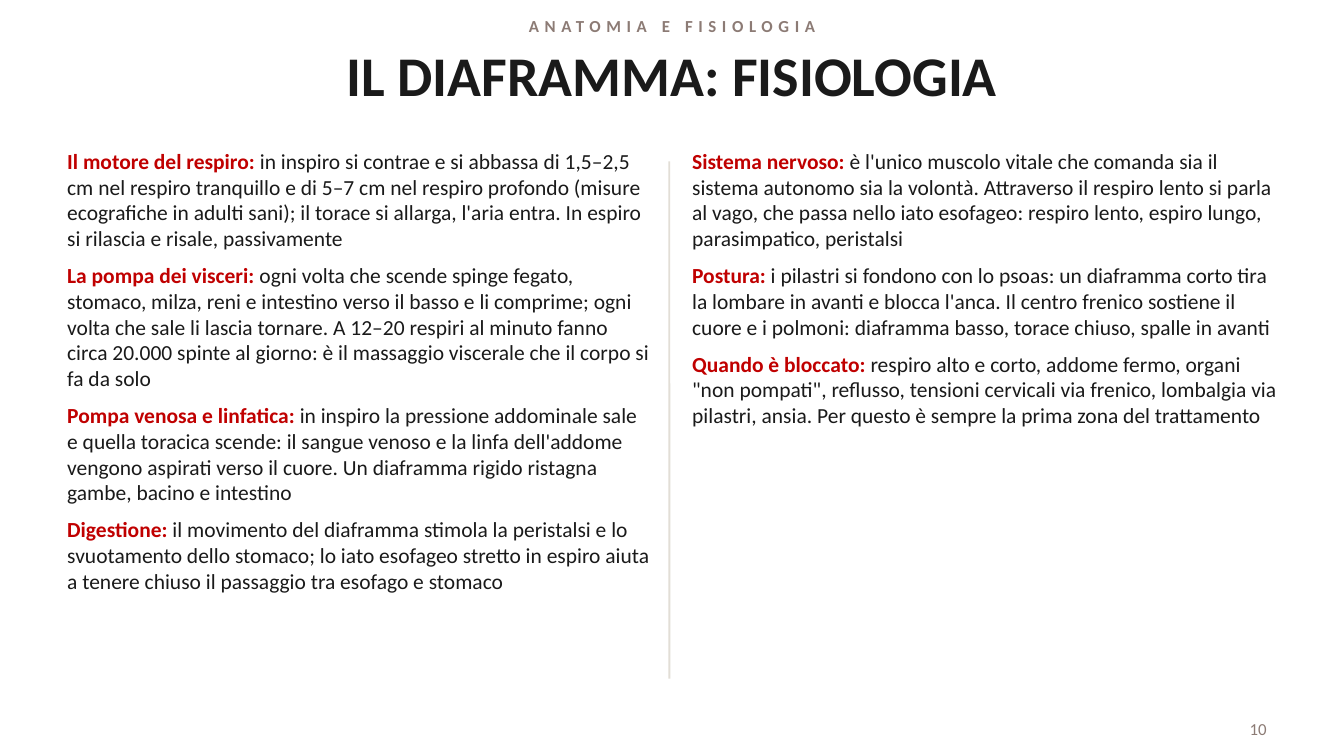
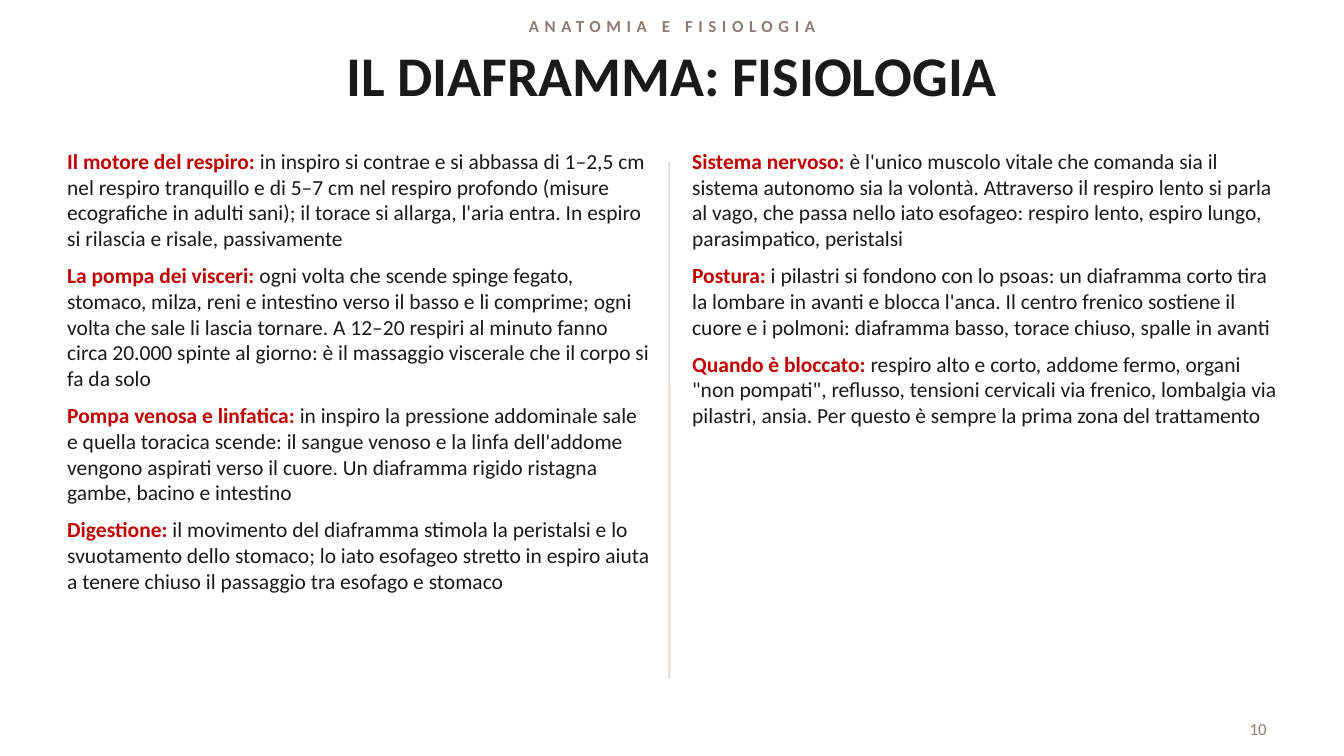
Before and after one commit to davidemcb/kinesiologia-studio, a slide deck: slide 10 of formazione/dispense/viscerale-2-livello.pptx. Drawn at 1344x756 pixels with LibreOffice and Linux fonts; fonts in the diff are those of the drawing. Boxes give left, top, right and bottom in pixels: in the first picture for what was removed or moved away, otherwise in the second. Text is boxed around its words. In the diff, an @@ line names an element or a change of style, - is before the commit and + after.

```diff
--- a/formazione/dispense/viscerale-2-livello.pptx
+++ b/formazione/dispense/viscerale-2-livello.pptx
@@ text at [67, 154, 644, 250]: text changed @@
-• Il motore del respiro: in inspiro si contrae e si abbassa di 1,5–2,5 cm nel respiro tranquillo e di 5–7 cm nel respiro profondo (misure ecografiche in adulti sani); il torace si allarga, l'aria entra. In espiro si rilascia e risale, passivamente
+• Il motore del respiro: in inspiro si contrae e si abbassa di 1–2,5 cm nel respiro tranquillo e di 5–7 cm nel respiro profondo (misure ecografiche in adulti sani); il torace si allarga, l'aria entra. In espiro si rilascia e risale, passivamente
```
Also in this commit, not shown: 10 other slides changed, 1 other file.
